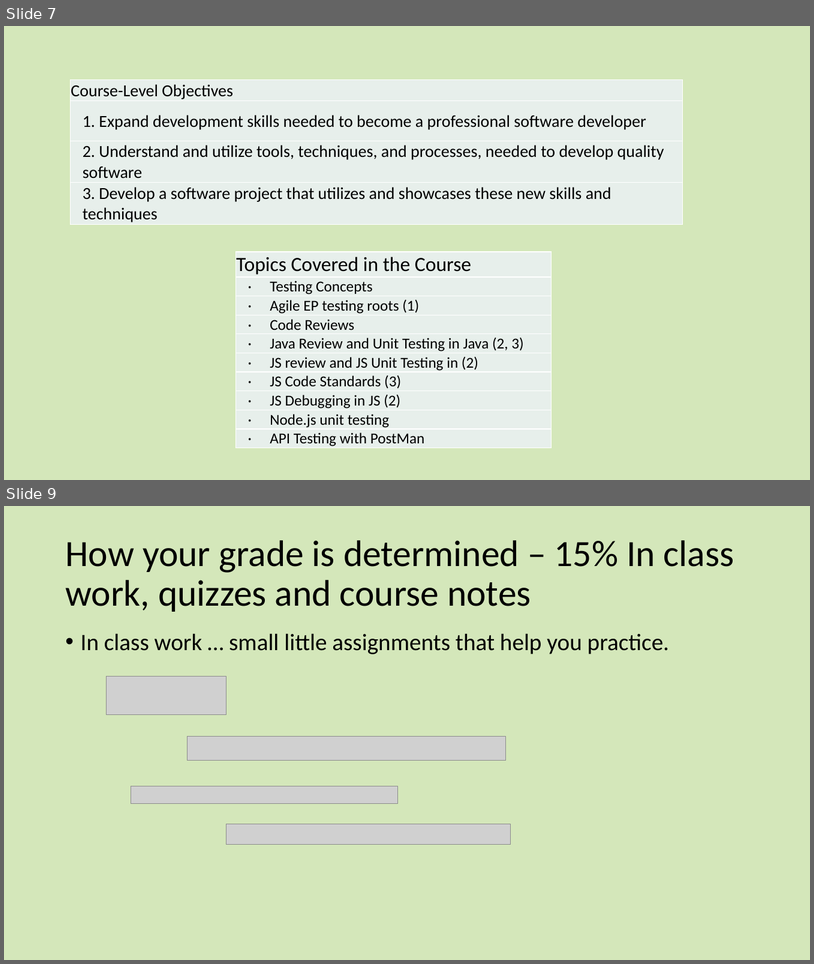
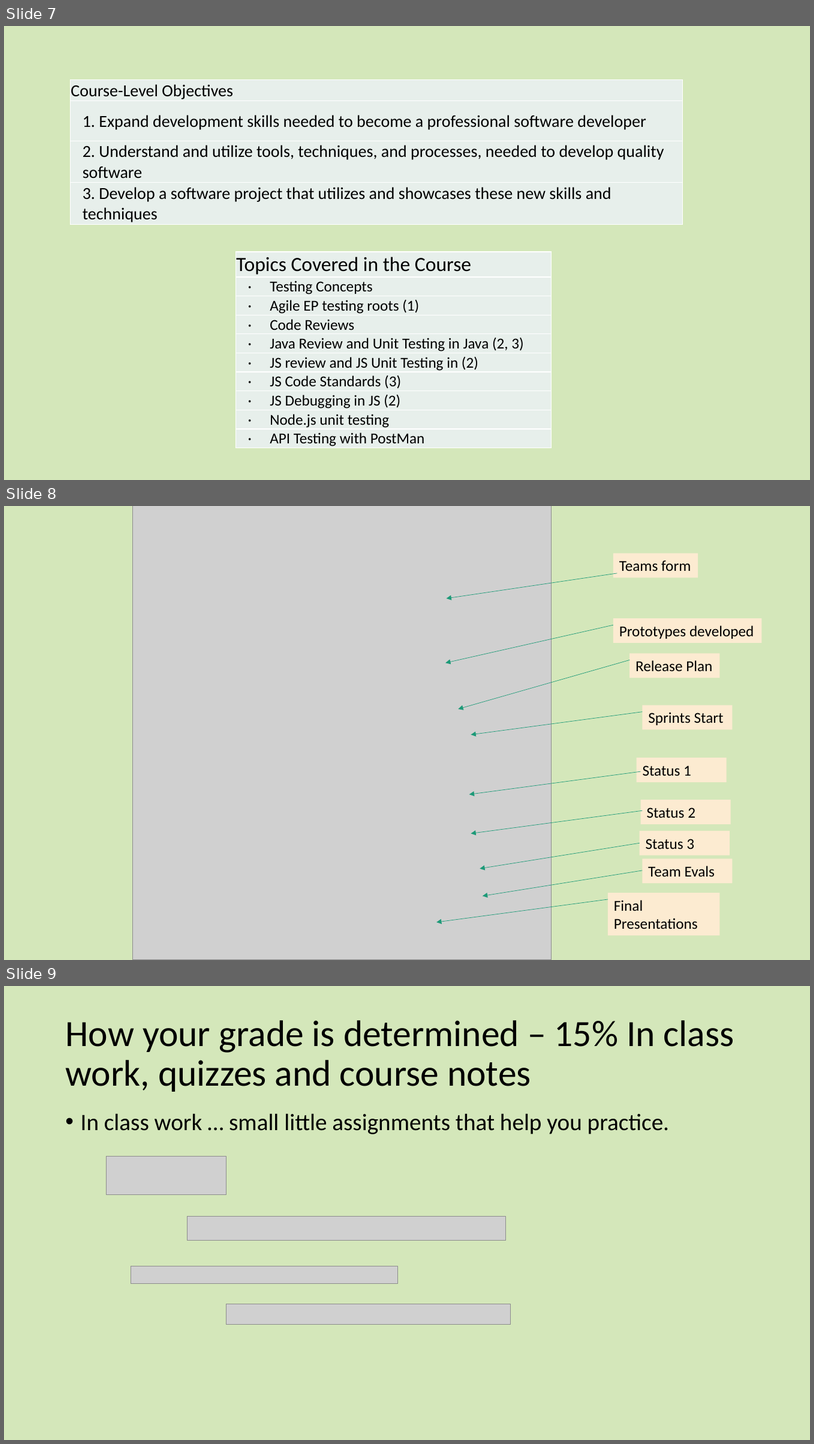
Before and after one commit to dlash02/CSC3510, a slide deck: CSC3510 S2021/Lectures/01IntroductionTo3510.pptx. Shown one above the other, each under a label of ours: slides 7 and 9 before the commit, slides 7, 8 and 9 after it; the slides between them are not shown. The pictures are 814x964 and 814x1444 pixels, drawn with LibreOffice and Linux fonts; fonts in the diff are those of the drawing; grey boxes stand for pictures. Boxes give left, top, right and bottom in pixels: in the first picture for what was removed or moved away, otherwise in the second. Text is boxed around its words. In the diff, an @@ line names an element or a change of style, - is before the commit and + after.

```diff
--- a/CSC3510 S2021/Lectures/01IntroductionTo3510.pptx
+++ b/CSC3510 S2021/Lectures/01IntroductionTo3510.pptx
@@ slide 8 added at box(4, 506, 810, 960), background #D1E6B5 at 93% opacity @@
@@ picture added at box(133, 506, 552, 960) @@
@@ rectangle added at box(614, 553, 698, 577), fill #FCEBD1, 18 pt, text #000000 @@
+Teams form
@@ arrow added from (617, 573) to (447, 598), #1D9A78 0.5 pt @@
@@ arrow added from (614, 625) to (446, 663), #1D9A78 0.5 pt @@
@@ rectangle added at box(614, 619, 762, 643), fill #FCEBD1, 18 pt, text #000000 @@
+Prototypes developed
@@ arrow added from (630, 660) to (458, 709), #1D9A78 0.5 pt @@
@@ rectangle added at box(630, 654, 720, 678), fill #FCEBD1, 18 pt, text #000000 @@
+Release Plan
@@ arrow added from (643, 712) to (471, 735), #1D9A78 0.5 pt @@
@@ rectangle added at box(643, 705, 733, 729), fill #FCEBD1, 18 pt, text #000000 @@
+Sprints Start
@@ rectangle added at box(637, 757, 727, 782), fill #FCEBD1, 18 pt, text #000000 @@
+Status 1
@@ arrow added from (641, 772) to (470, 794), #1D9A78 0.5 pt @@
@@ arrow added from (643, 810) to (471, 833), #1D9A78 0.5 pt @@
@@ rectangle added at box(641, 799, 731, 823), fill #FCEBD1, 18 pt, text #000000 @@
+Status 2
@@ arrow added from (640, 843) to (480, 868), #1D9A78 0.5 pt @@
@@ rectangle added at box(640, 831, 730, 855), fill #FCEBD1, 18 pt, text #000000 @@
+Status 3
@@ rectangle added at box(643, 859, 733, 883), fill #FCEBD1, 18 pt, text #000000 @@
+Team Evals
@@ arrow added from (643, 870) to (483, 895), #1D9A78 0.5 pt @@
@@ arrow added from (608, 899) to (437, 922), #1D9A78 0.5 pt @@
@@ rectangle added at box(608, 892, 720, 936), fill #FCEBD1, 18 pt, text #000000 @@
+Final Presentations
```
Also in this commit, not shown: 1 slide changed, 1 slide removed, 6 other files.
